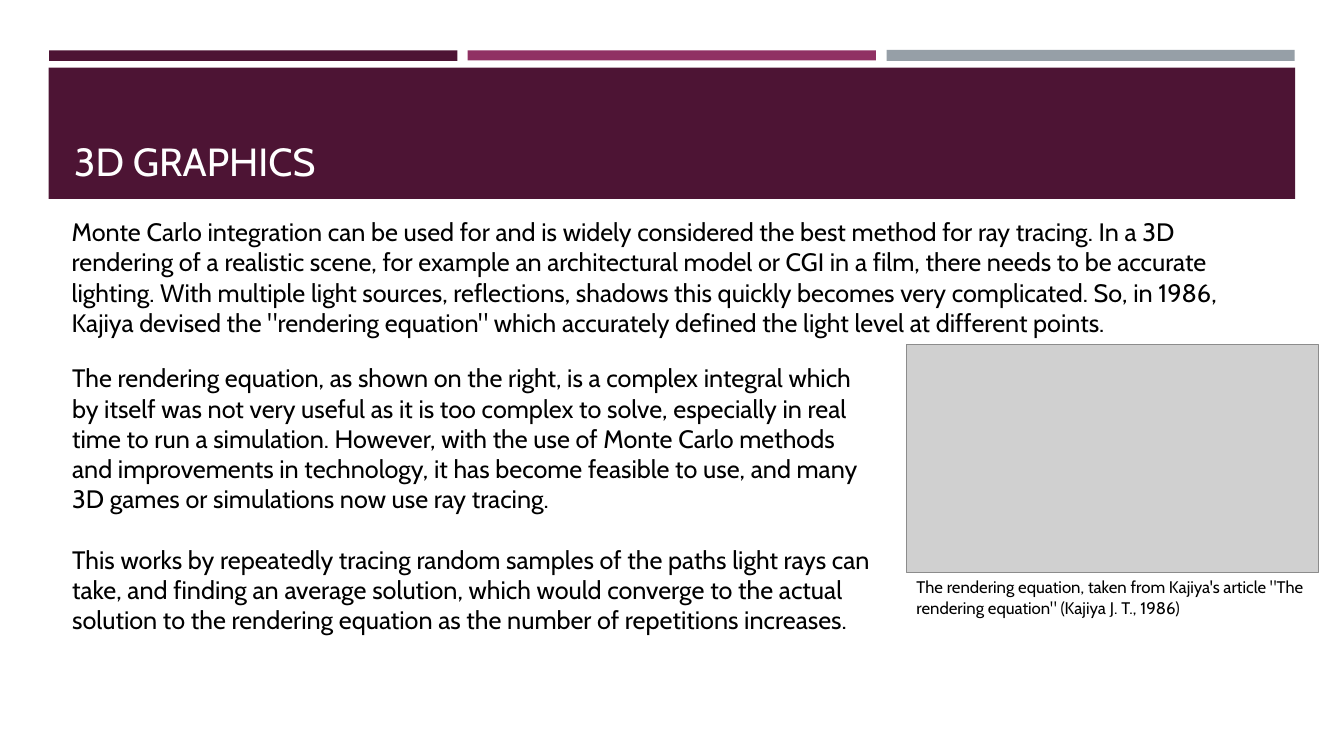
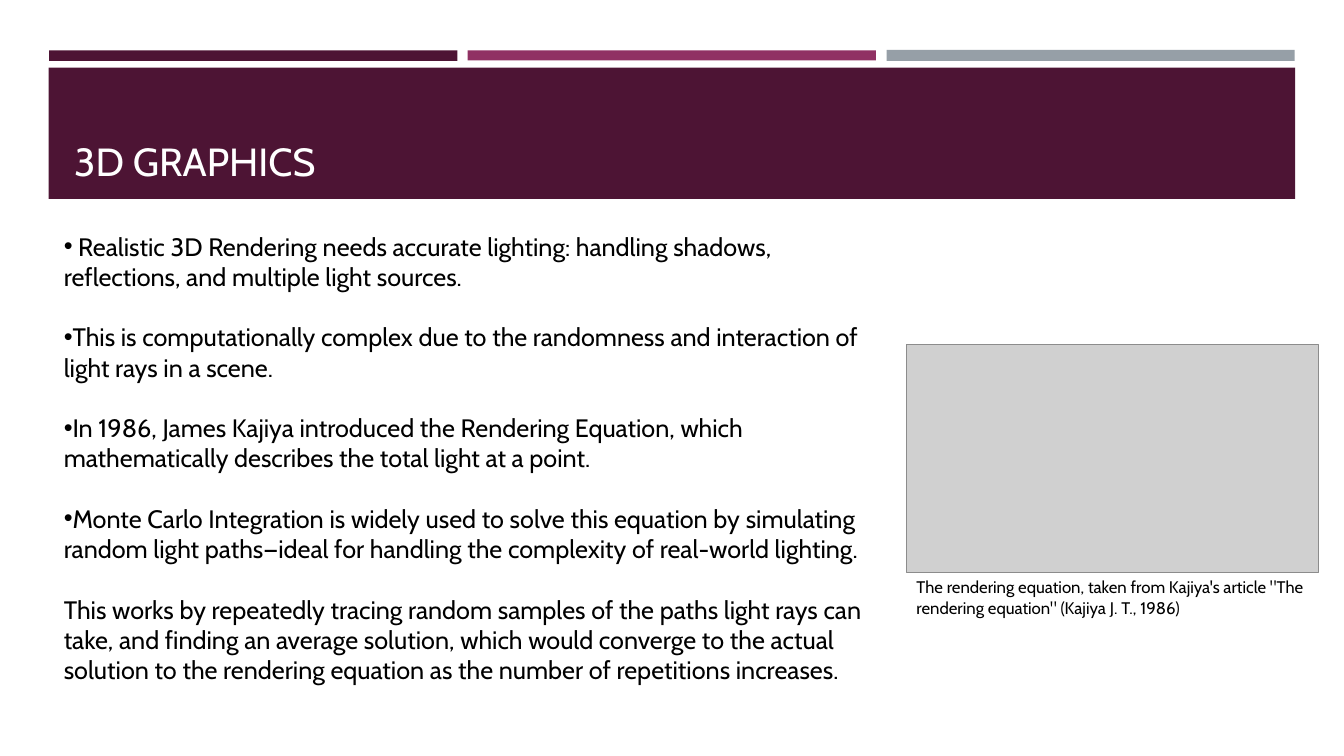
Before and after one commit to eoiniritium/jateb-course-work, a slide deck: slide 16 of presentation.pptx. Drawn at 1344x756 pixels with LibreOffice and Linux fonts; fonts in the diff are those of the drawing; grey boxes stand for pictures. Boxes give left, top, right and bottom in pixels: in the first picture for what was removed or moved away, otherwise in the second. Text is boxed around its words. In the diff, an @@ line names an element or a change of style, - is before the commit and + after.

```diff
--- a/presentation.pptx
+++ b/presentation.pptx
@@ text at bbox=[64, 237, 862, 685]: text changed @@
-Monte Carlo integration can be used for and is widely considered the best method for ray tracing. In a 3D rendering of a realistic scene, for example an architectural model or CGI in a film, there needs to be accurate lighting. With multiple light sources, reflections, shadows this quickly becomes very complicated. So, in 1986, Kajiya devised the "rendering equation" which accurately defined the light level at different points.
+• Realistic 3D Rendering needs accurate lighting: handling shadows, reflections, and multiple light sources.
+• This is computationally complex due to the randomness and interaction of light rays in a scene.
+• In 1986, James Kajiya introduced the Rendering Equation, which mathematically describes the total light at a point.
+• Monte Carlo Integration is widely used to solve this equation by simulating random light paths—ideal for handling the complexity of real-world lighting.
+This works by repeatedly tracing random samples of the paths light rays can take, and finding an average solution, which would converge to the actual solution to the rendering equation as the number of repetitions increases.
@@ text removed at bbox=[72, 368, 870, 635] @@
-The rendering equation, as shown on the right, is a complex integral which by itself was not very useful as it is too complex to solve, especially in real time to run a simulation. However, with the use of Monte Carlo methods and improvements in technology, it has become feasible to use, and many 3D games or simulations now use ray tracing.
-This works by repeatedly tracing random samples of the paths light rays can take, and finding an average solution, which would converge to the actual solution to the rendering equation as the number of repetitions increases.
```
Also in this commit, not shown: 3 other slides changed.
